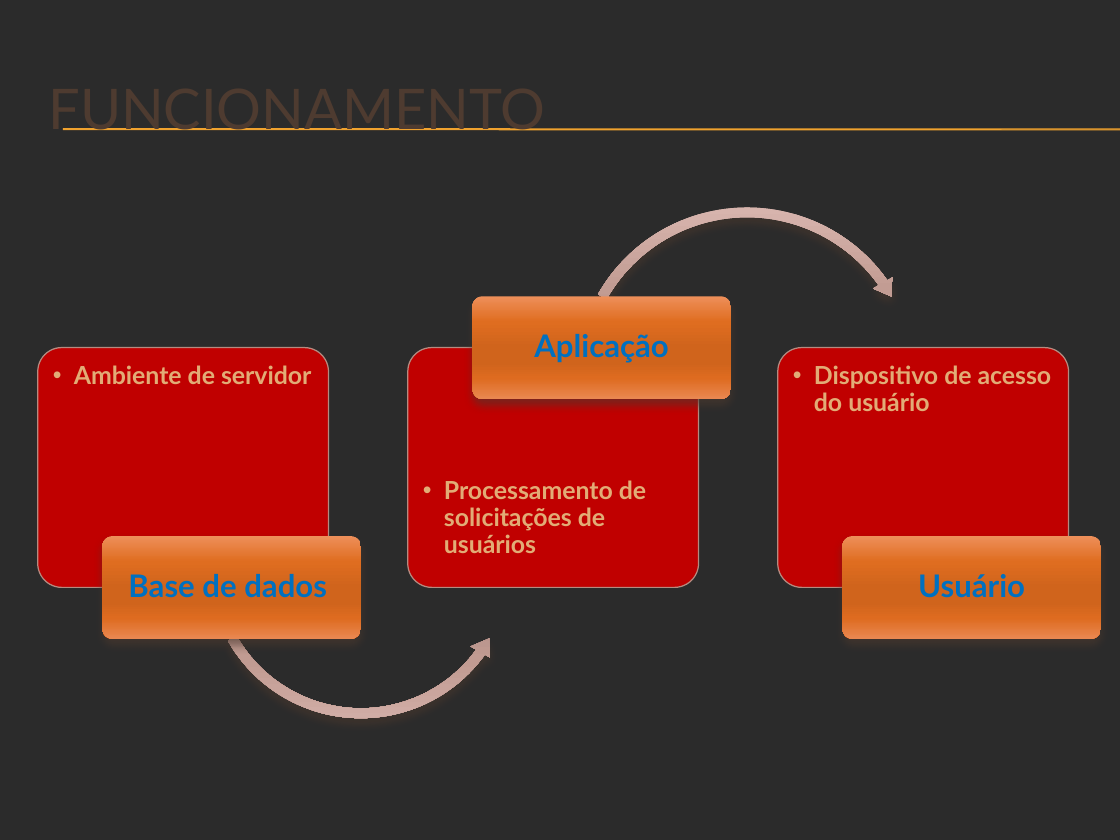
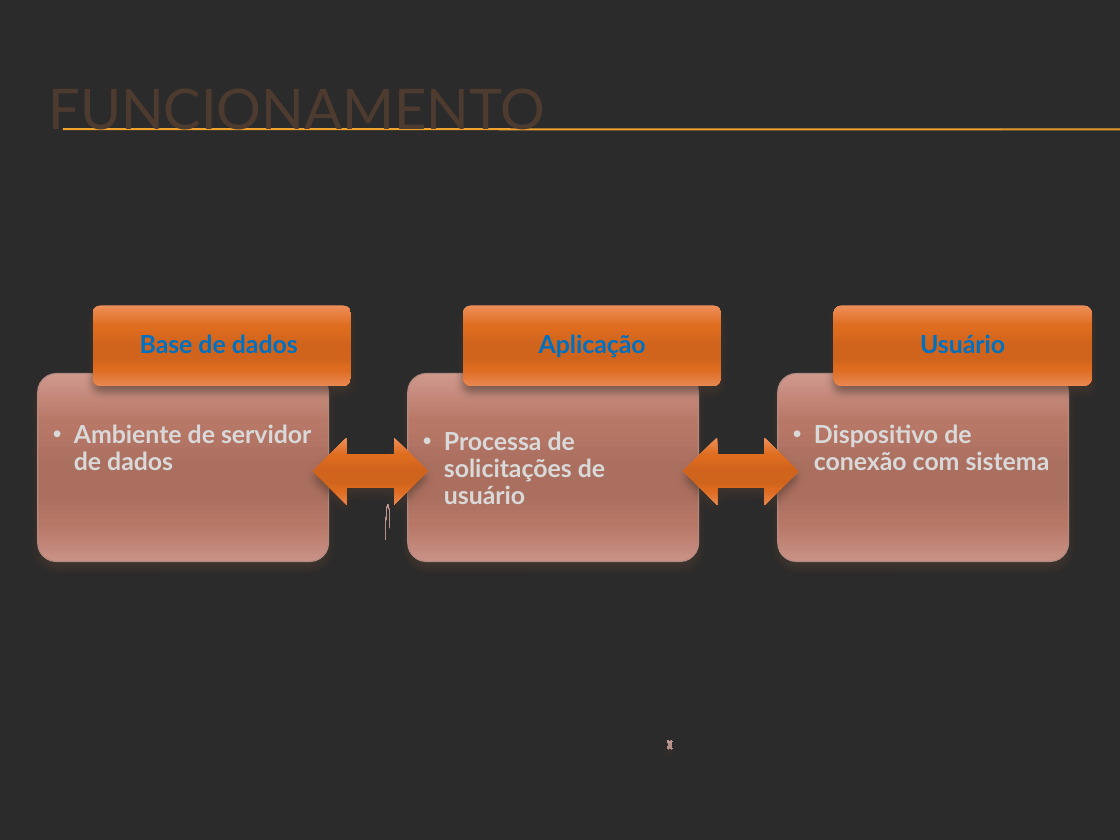
Before and after one commit to Neimarmg/Open_source, a slide deck: slide 4 of SAS/Planejamento/Docs/Apresentação do projeto.pptx. Drawn at 1120x840 pixels with LibreOffice and Linux fonts; fonts in the diff are those of the drawing; background and template pictures are left out; a plain dark background stands for a picture behind light text. Boxes give left, top, right and bottom in pixels: in the first picture for what was removed or moved away, otherwise in the second. Text is boxed around its words. In the diff, an @@ line names an element or a change of style, - is before the commit and + after.

```diff
--- a/SAS/Planejamento/Docs/Apresentação do projeto.pptx
+++ b/SAS/Planejamento/Docs/Apresentação do projeto.pptx
@@ circular arrow removed at (x1=569, y1=200, x2=925, y2=557) @@
@@ text "Base de dados" moved from (x1=128, y1=574, x2=327, y2=598) to (x1=140, y1=334, x2=298, y2=353) @@
@@ rounded rectangle resized from (x1=102, y1=536, x2=361, y2=640) to (x1=93, y1=306, x2=352, y2=386) @@
@@ rounded rectangle resized from (x1=473, y1=297, x2=731, y2=400) to (x1=463, y1=306, x2=721, y2=386) @@
@@ size 20 to 16 pt; less space between paragraphs in 3 elements at (x1=539, y1=334, x2=646, y2=358), (x1=140, y1=334, x2=298, y2=353), (x1=920, y1=334, x2=1005, y2=353) @@
@@ text "Usuário" moved from (x1=918, y1=574, x2=1025, y2=598) to (x1=920, y1=334, x2=1005, y2=353) @@
@@ rounded rectangle resized from (x1=842, y1=536, x2=1101, y2=640) to (x1=833, y1=306, x2=1092, y2=386) @@
@@ rounded rectangle resized from (x1=38, y1=347, x2=329, y2=587) to (x1=38, y1=374, x2=329, y2=562) @@
@@ rounded rectangle resized from (x1=408, y1=347, x2=699, y2=587) to (x1=408, y1=374, x2=699, y2=562) @@
@@ fill #C00000 to gradient #D09A8D to #B97869 to #AB6E60 to #B87868 to #CA9386; shadow on in 3 elements at (x1=38, y1=374, x2=329, y2=562), (x1=408, y1=374, x2=699, y2=562), (x1=777, y1=374, x2=1068, y2=562) @@
@@ rounded rectangle resized from (x1=777, y1=347, x2=1068, y2=587) to (x1=777, y1=374, x2=1068, y2=562) @@
@@ text at (x1=74, y1=424, x2=311, y2=470): text changed; text colour #E2AC76 to #D9D9D9 @@
-  •• Ambiente de servidor
+  •• Ambiente de servidor de dados
@@ left right arrow added at (x1=314, y1=438, x2=428, y2=505), fill gradient #EE8F5B to #E06D21 to #D0641C to #DE6C20 to #E88852 @@
@@ text at (x1=444, y1=431, x2=605, y2=504): text changed; text colour #E2AC76 to #D9D9D9 @@
-  •• Processamento de solicitações de usuários
+  •• Processa de solicitações de usuário
@@ left right arrow added at (x1=683, y1=438, x2=797, y2=505), fill gradient #EE8F5B to #E06D21 to #D0641C to #DE6C20 to #E88852 @@
@@ text at (x1=814, y1=424, x2=1050, y2=470): text changed; text colour #E2AC76 to #D9D9D9 @@
-  •• Dispositivo de acesso do usuário
+  •• Dispositivo de conexão com sistema
@@ left circular arrow resized from (x1=202, y1=407, x2=521, y2=726) to (x1=385, y1=504, x2=390, y2=572) @@
@@ left circular arrow at (x1=385, y1=504, x2=390, y2=572): proportions changed; mirrored @@
@@ cross added at (x1=665, y1=737, x2=673, y2=753), fill gradient #D9B7B0 to #C39D94 to #B49088 to #C29C93 to #D3B1A9 @@
```
Also in this commit, not shown: 1 other slide changed, 1 slide added.
